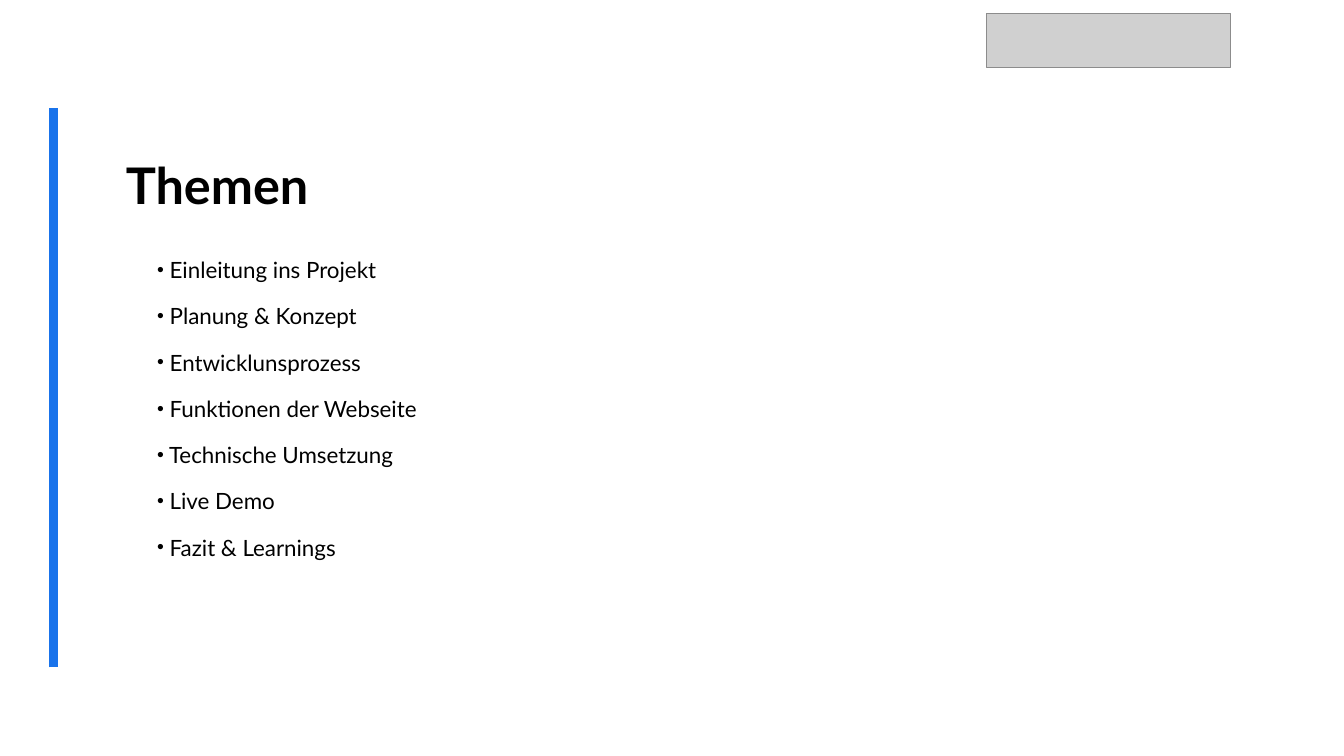
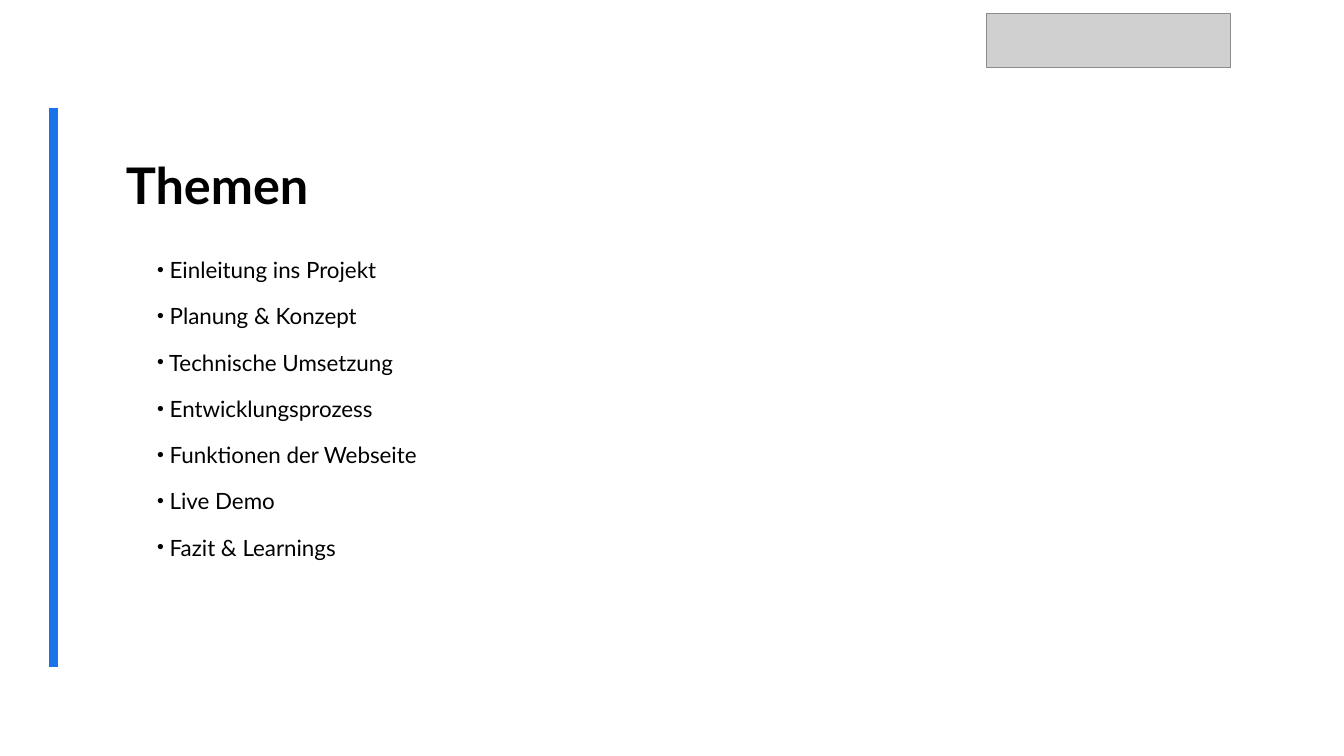
Before and after one commit to MasterLini/HomeSphere, a slide deck: slide 2 of Project-management/999. Abschlusspräsentation/Abschlusspräsentation 25.02.2025 HomeSphere.pptx. Drawn at 1344x756 pixels with LibreOffice and Linux fonts; fonts in the diff are those of the drawing; grey boxes stand for pictures; background and template pictures are left out. Boxes give left, top, right and bottom in pixels: in the first picture for what was removed or moved away, otherwise in the second. Text is boxed around its words. In the diff, an @@ line names an element or a change of style, - is before the commit and + after.

```diff
--- a/Project-management/999. Abschlusspräsentation/Abschlusspräsentation 25.02.2025 HomeSphere.pptx
+++ b/Project-management/999. Abschlusspräsentation/Abschlusspräsentation 25.02.2025 HomeSphere.pptx
@@ text at [169, 354, 392, 421]: text changed @@
-• Entwicklunsprozess
+• Technische Umsetzung
+• Entwicklungsprozess
@@ text at [169, 446, 392, 467]: paragraph removed @@
-• Technische Umsetzung
```
Also in this commit, not shown: 1 other slide changed, 14 slides added, 1 other file.
